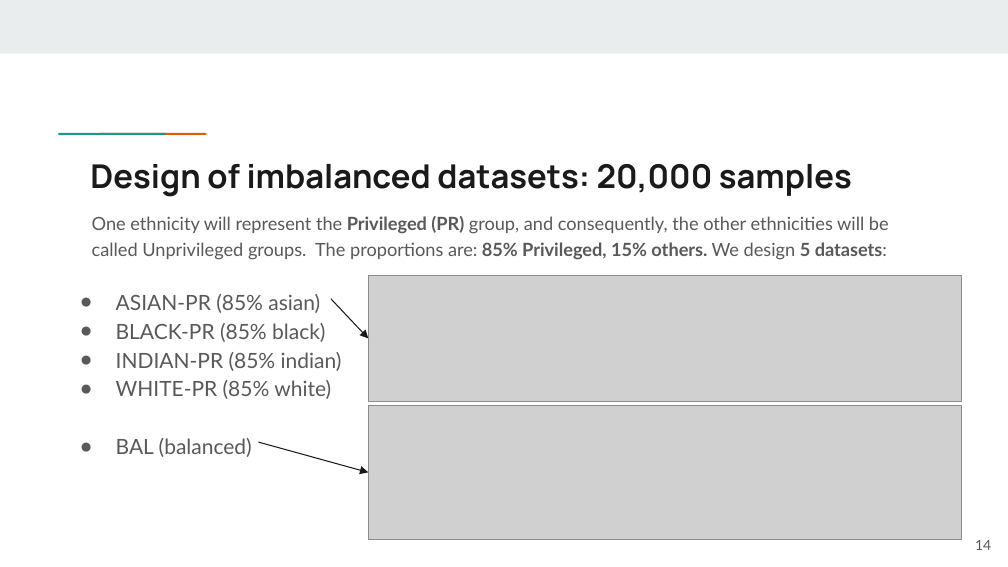
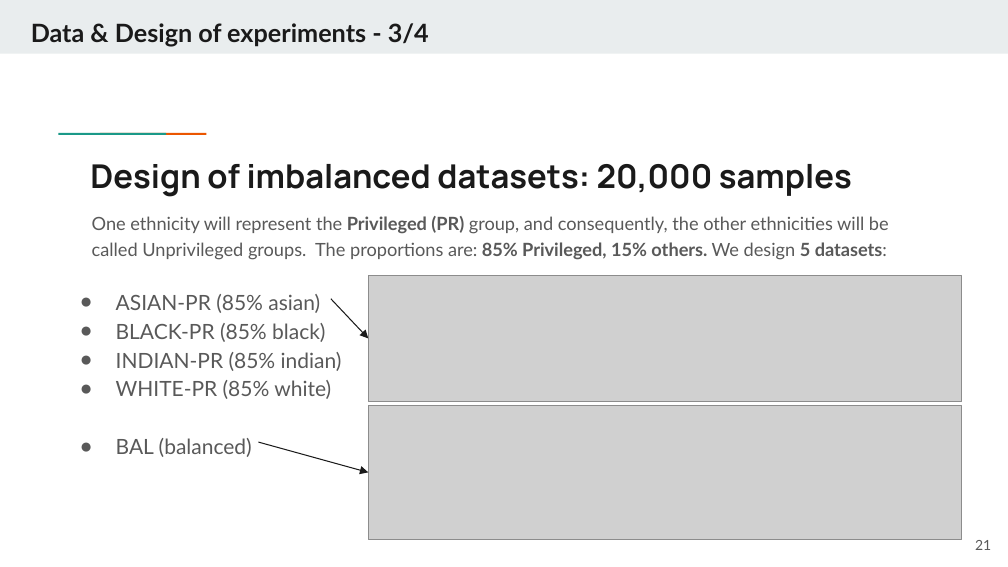
Before and after one commit to Roy160398/-Z-Fed---A-ZKP-Federated-Framework-to-Support-Balanced-Learning, a slide deck: slide 21 of docs/documentation/viva-presentation.pptx (slide 14 before the commit). Drawn at 1008x567 pixels with LibreOffice and Linux fonts; fonts in the diff are those of the drawing; grey boxes stand for pictures. Boxes give left, top, right and bottom in pixels: in the first picture for what was removed or moved away, otherwise in the second. Text is boxed around its words. In the diff, an @@ line names an element or a change of style, - is before the commit and + after.

```diff
--- a/docs/documentation/viva-presentation.pptx
+++ b/docs/documentation/viva-presentation.pptx
@@ text added at (x1=31, y1=23, x2=429, y2=47), 18 pt, text #1A1A1A, bold @@
+Data & Design of experiments - 3/4
@@ page number at (x1=975, y1=540, x2=991, y2=550): text changed @@
-14
+21
```
Also in this commit, not shown: 22 other slides changed, 7 slides added, 2 slides removed.
